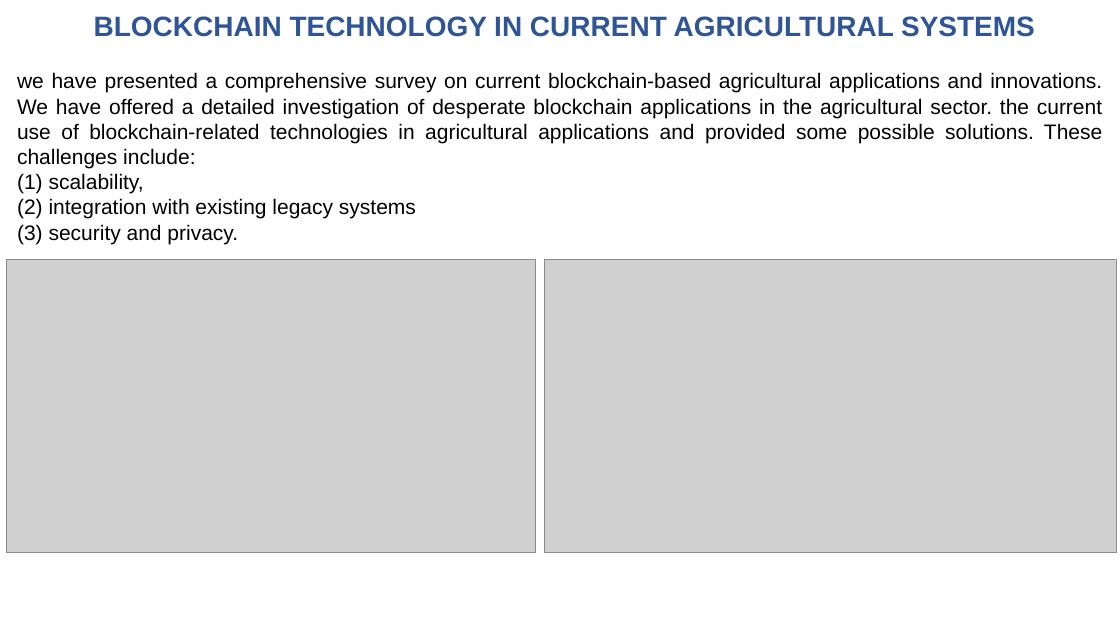
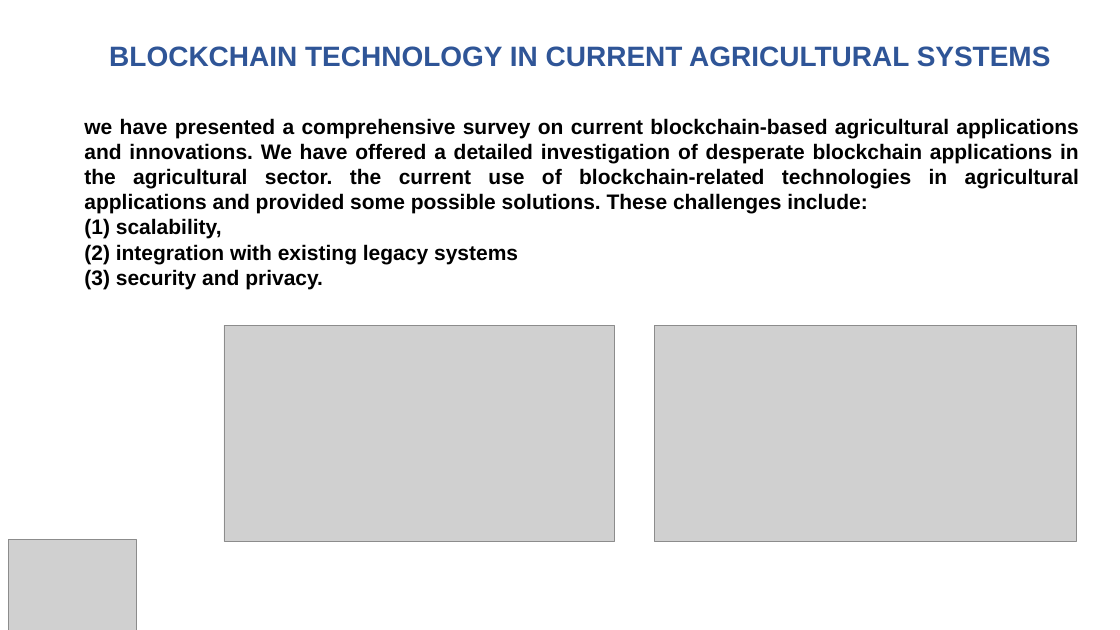
Before and after one commit to tusarmohapatra/NaturopuraV1, a slide deck: slide 18 of Naturepura Pitchdeck.pptx. Drawn at 1120x630 pixels with LibreOffice and Linux fonts; fonts in the diff are those of the drawing; grey boxes stand for pictures; background and template pictures are left out. Boxes give left, top, right and bottom in pixels: in the first picture for what was removed or moved away, otherwise in the second. Text is boxed around its words. In the diff, an @@ line names an element or a change of style, - is before the commit and + after.

Commit message:
new pitch deck

```diff
--- a/Naturepura Pitchdeck.pptx
+++ b/Naturepura Pitchdeck.pptx
@@ text "BLOCKCHAIN TECHNOLOGY IN CURRENT AGRICULTURAL ...": place and size @@
-text "BLOCKCHAIN TECHNOLOGY IN CURRENT AGRICULTURAL ..." at box(94, 16, 1035, 37)
+text "BLOCKCHAIN TECHNOLOGY IN CURRENT AGRICULTURAL ..." at box(109, 46, 1051, 67)
@@ text "BLOCKCHAIN TECHNOLOGY IN CURRENT AGRICULTURAL ..." at box(109, 46, 1051, 67): alignment centre to left; line spacing 0.9 to 1; less space between paragraphs @@
@@ text "we have presented a comprehensive ...": place and size @@
-text "we have presented a comprehensive ..." at box(17, 72, 1102, 244)
+text "we have presented a comprehensive ..." at box(84, 118, 1079, 289)
@@ text "we have presented a comprehensive ..." at box(84, 118, 1079, 289): bold on @@
@@ picture: place and size @@
-picture at box(7, 260, 535, 552)
+picture at box(224, 325, 615, 541)
@@ picture: place and size @@
-picture at box(544, 260, 1116, 552)
+picture at box(655, 325, 1077, 541)
@@ picture added at box(8, 539, 136, 630) @@
```
Also in this commit, not shown: 17 other slides changed, 1 slide added, 1 slide removed.
